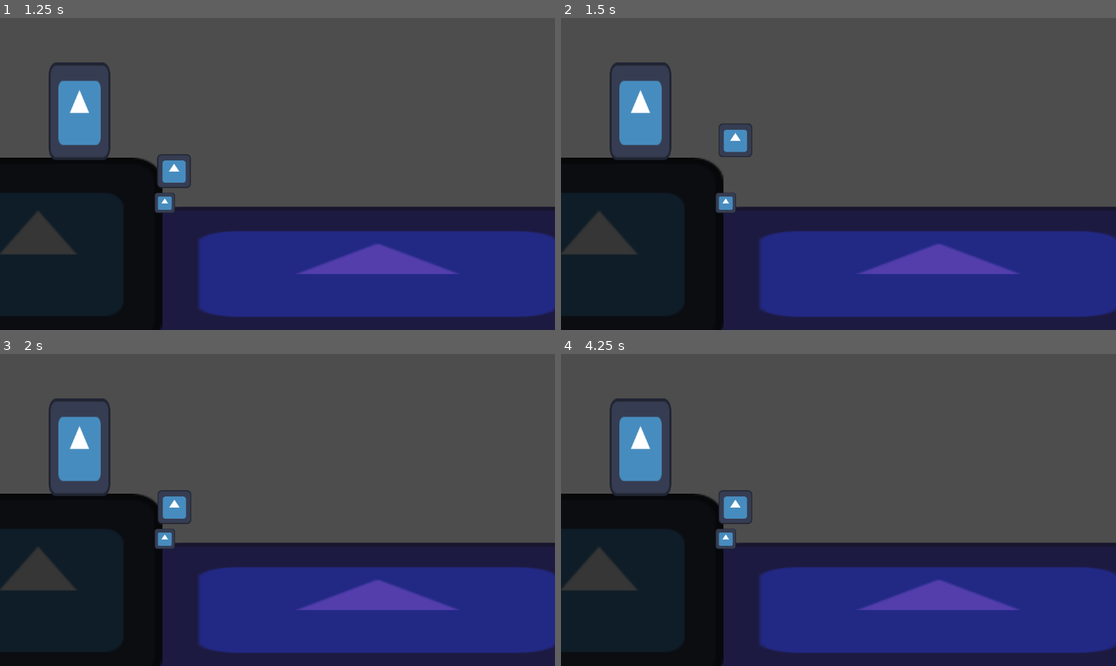
Above: before the commit, frames 1-4 (two rows, left to right).
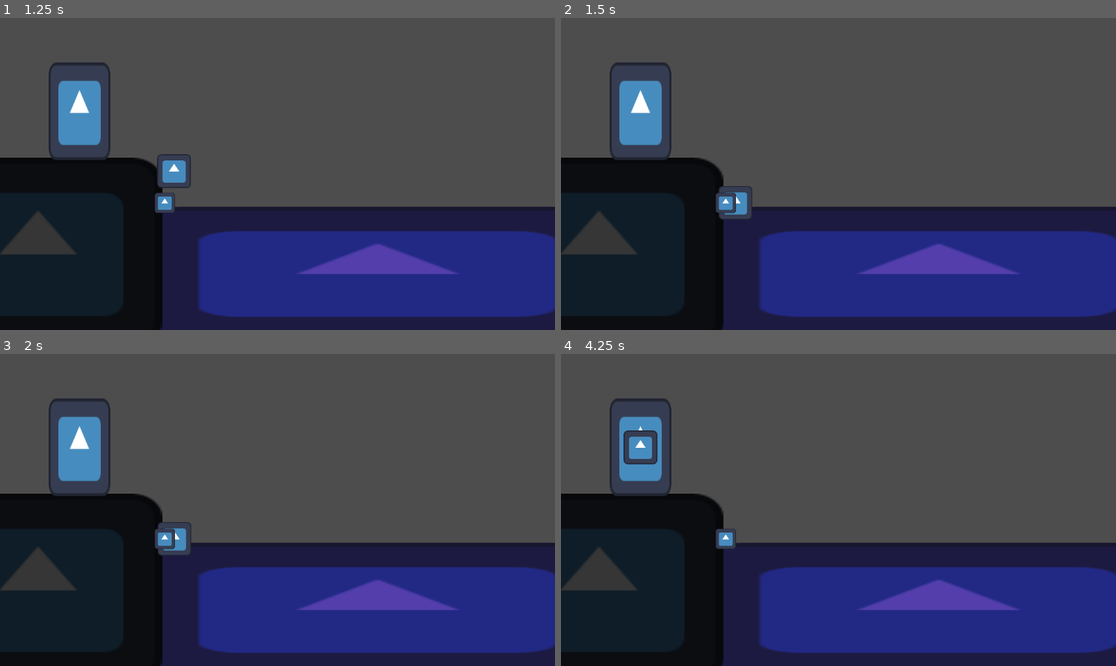
Above: after the commit, the same moments.

Repository: Shuflduf/Fish
Game: Godot game, scene res://node_2d.tscn
Two runs of this game, one before a commit and one after it. Both use one fixed random seed, a clock stepped at 60 frames per second and the inputs below. The engine's default icon, where the game draws it, is replaced by a stand-in: a white triangle on a blue panel in a dark square.
Inputs (mouse positions are in pixels of both pictures, inside the frame that each line leads up to):
- Up to frame 1 (1.25 s): tap Enter at 0.5 s; move the mouse to (399, 158) at 0.52 s; click (399, 158) at 0.6 s
- Up to frame 2 (1.5 s): move the mouse to (727, 189) at 1.27 s; click (727, 189) at 1.35 s
- Up to frame 3 (2 s): no input
- Up to frame 4 (4.25 s): move the mouse to (894, 441) at 2.02 s; click (894, 441) at 2.1 s; move the mouse to (810, 572) at 2.77 s; click (810, 572) at 2.85 s; move the mouse to (1005, 556) at 3.52 s; click (1005, 556) at 3.6 s

Frame 1 is identical in both runs. In frame 2, 0.7% of the frame differs, in the area x 28-35%, y 33-65%; in frame 3, 0.7%; in frame 4, 0.9%, in the area x 11-35%, y 24-55%.

Commit message:
cant cast while fishing

Diff:
--- a/main.gd
+++ b/main.gd
@@ -1,13 +1,22 @@
 extends Node2D
+
+var fishing = false
 
 func _physics_process(delta: float) -> void:
 	if Input.is_mouse_button_pressed(MOUSE_BUTTON_LEFT):
-		$Node2D/rod_hint.position.x += delta * 300
+		%rod_hint.position.x += delta * 300
+		%rod_hint.position.x = clamp(%rod_hint.position.x, 0, 800)
+
 	elif Input.is_action_just_released("cast"):
 		cast()
 
 
 func cast():
+
+	if fishing:
+		%rod_hint.position.x = 0
+		return
+	fishing = true
 	var ver_tween = get_tree().create_tween()\
 			.set_trans(Tween.TRANS_SINE)
 	ver_tween.tween_property($player/rod, "position:y", \
@@ -26,5 +35,6 @@
 
 	%rod_hint.position.x = 0
 	await hor_tween.finished
-	await get_tree().create_timer(randf_range(1, 10)).timeout
+	await get_tree().create_timer(randf_range(1, 5)).timeout
 	$player/rod.position = Vector2.ZERO
+	fishing = false
